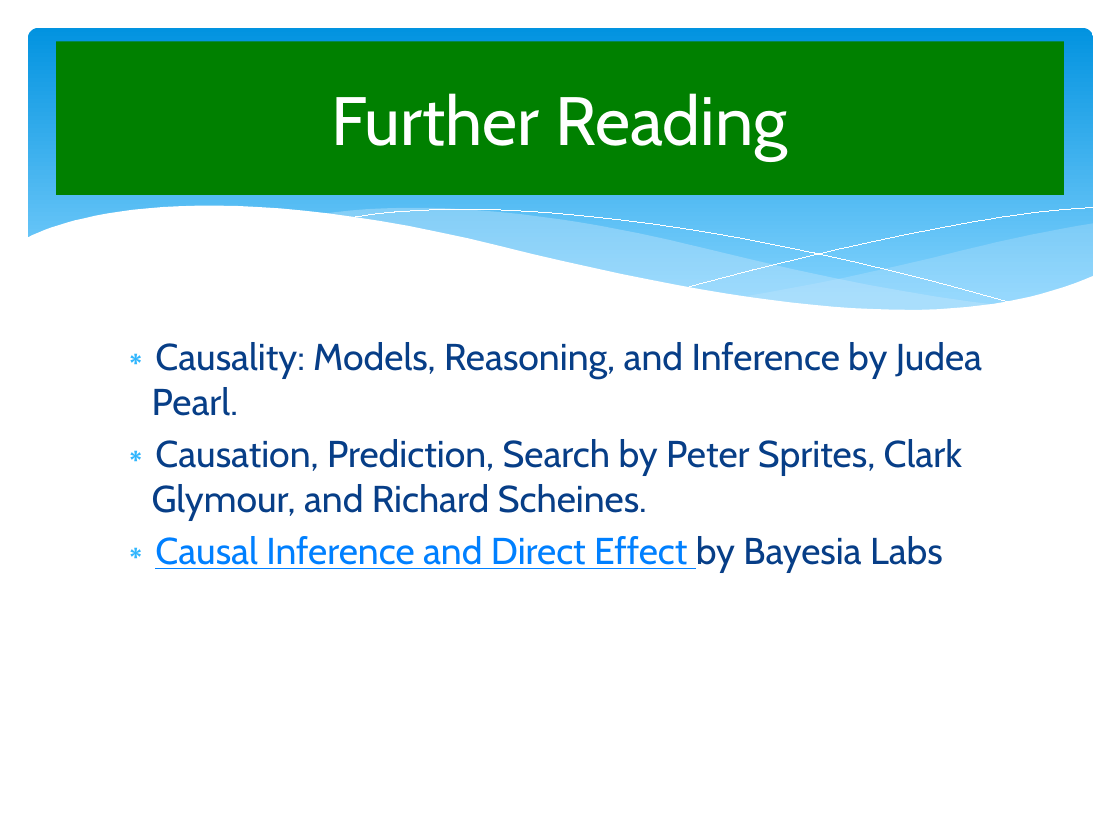
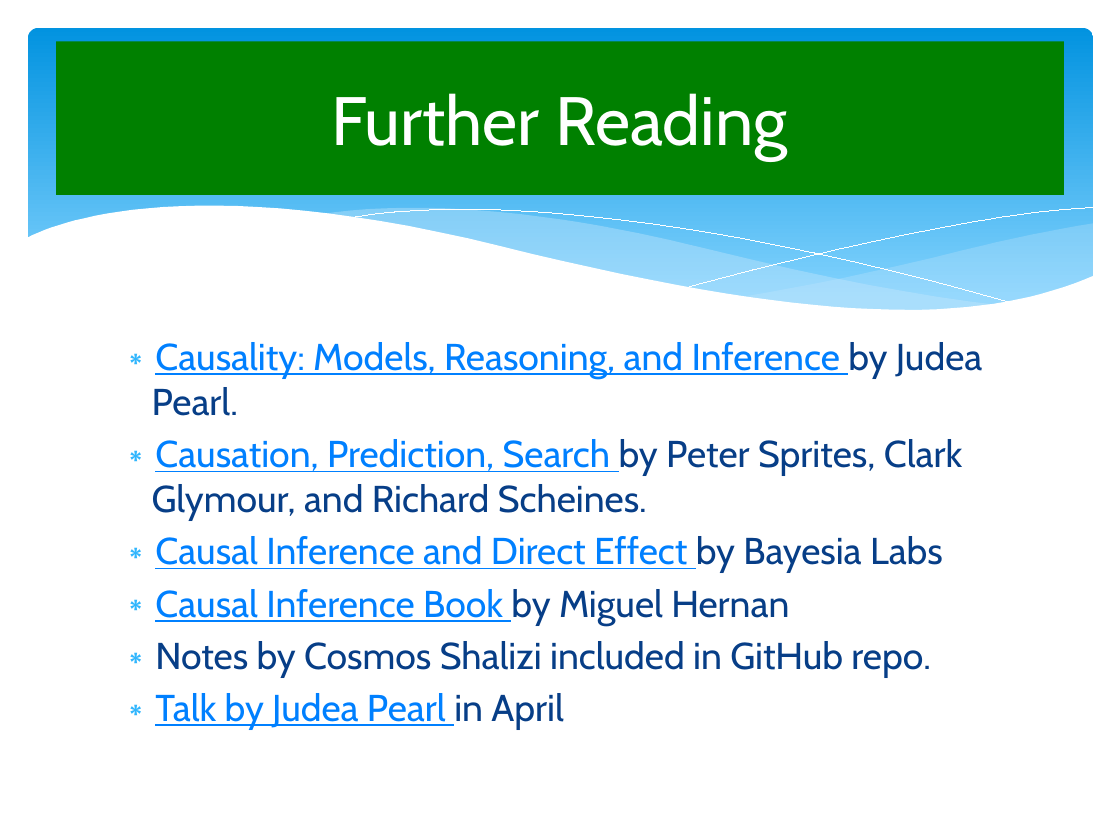
Before and after one commit to LeJit/DSSGLearningLunch, a slide deck: slide 27 of Causation.pptx. Drawn at 1120x840 pixels with LibreOffice and Linux fonts; fonts in the diff are those of the drawing. Boxes give left, top, right and bottom in pixels: in the first picture for what was removed or moved away, otherwise in the second. Text is boxed around its words. In the diff, an @@ line names an element or a change of style, - is before the commit and + after.

```diff
--- a/Causation.pptx
+++ b/Causation.pptx
@@ text at (x1=152, y1=342, x2=982, y2=520): text colour #073E87 to #0080FF, underline on in "Causality: Models, Reasoning, and Inference", "Causation, Prediction, Search" @@
@@ text at (x1=155, y1=589, x2=931, y2=729): paragraphs added @@
+∗ Causal Inference Book by Miguel Hernan
+∗ Notes by Cosmos Shalizi included in GitHub repo.
+∗ Talk by Judea Pearl in April
```
Also in this commit, not shown: 5 other slides changed, 7 other files.
